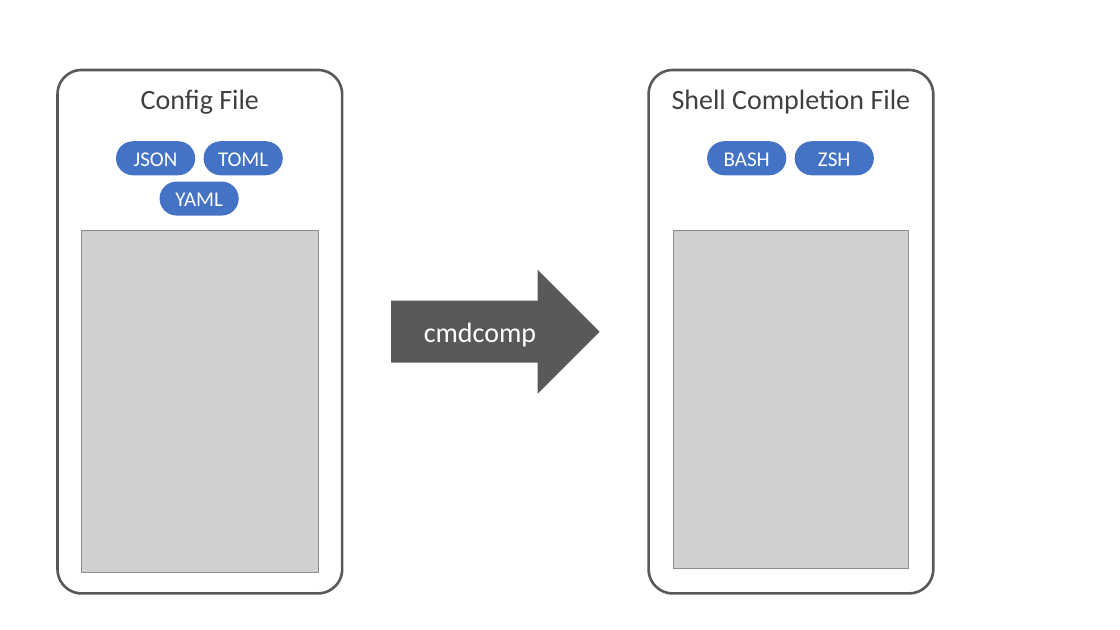
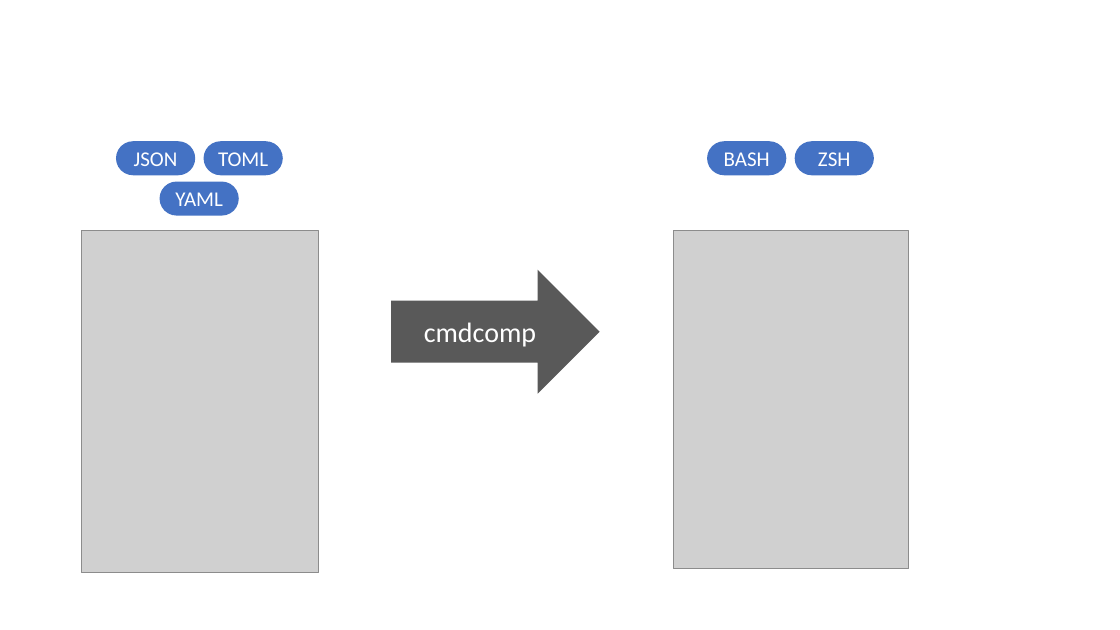
Before and after one commit to yassun7010/cmdcomp, a slide deck: slide 1 of docs/images/image.pptx. Drawn at 1120x630 pixels with LibreOffice and Linux fonts; fonts in the diff are those of the drawing; grey boxes stand for pictures. Boxes give left, top, right and bottom in pixels: in the first picture for what was removed or moved away, otherwise in the second. Text is boxed around its words. In the diff, an @@ line names an element or a change of style, - is before the commit and + after.

```diff
--- a/docs/images/image.pptx
+++ b/docs/images/image.pptx
@@ rounded rectangle removed at (58, 70, 343, 593) @@
-Config File
@@ rounded rectangle removed at (649, 70, 933, 593) @@
-Shell Completion File
```
Also in this commit, not shown: 1 other file.
